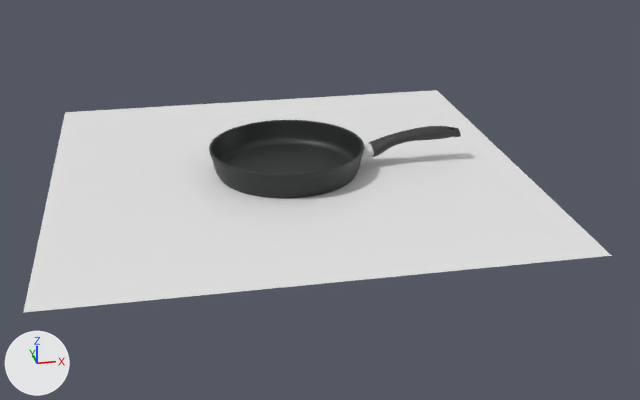
Renders of the Blender file blender/litaya_low_orig_28_4528.blend from each side of a commit.
Rendered twice from a 50 mm lens placed at (-2.3, -14.92, 6.2), pointed at (0.52, -0.45, -0.43). The axes (+X, +Y, +Z) are drawn at lower left. The lights are the same throughout.

Before the edit, the objects in view are built like this:
```python
me_mesh = bpy.data.meshes.new('Mesh')
me_mesh.from_pydata(...)  # 13490 vertices, 13488 faces; spans x -1.4..1.4, y -1.4..1.4, z 0.0..0.5
# faces by material slot: [10864, 1280, 1344]
me_mesh.materials.append(mat_main_inside_dark_grey)  # black #262a2a
me_mesh.materials.append(mat_bot_circles)  # light grey #d7d7d7
me_mesh.materials.append(mat_main_bot_center)  # grey #b0a89b
me_plane = bpy.data.meshes.new('Plane')
me_plane.from_pydata([(-4.22, -4.22, 0.0), (4.22, -4.22, 0.0), (-4.22, 4.22, 0.0), (4.22, 4.22, 0.0)], [], [(0, 1, 3, 2)])
me_plane.materials.append(mat_plane_shadow)  # white #e7e7e7
me_untitled_003 = bpy.data.meshes.new('Untitled.003')
me_untitled_003.from_pydata(...)  # 3352 vertices, 3330 faces; spans x -75.0..93.0, y -23.0..23.0, z -37.0..13.0
me_untitled_003.materials.append(mat_handle_black_plastik)  # black #363636
ob_circle_gril_26 = bpy.data.objects.new('circle_gril_26', me_mesh)
ob_circle_gril_26.location = (0.0, 0.0, 0.0)
ob_handle_02r = bpy.data.objects.new('handle_02r', me_untitled_003)
ob_handle_02r.location = (2.33, 0.0, 0.54)
ob_handle_02r.scale = (0.01, 0.01, 0.01)
ob_plane = bpy.data.objects.new('Plane', me_plane)
ob_plane.location = (0.0, 0.0, 0.0)
```
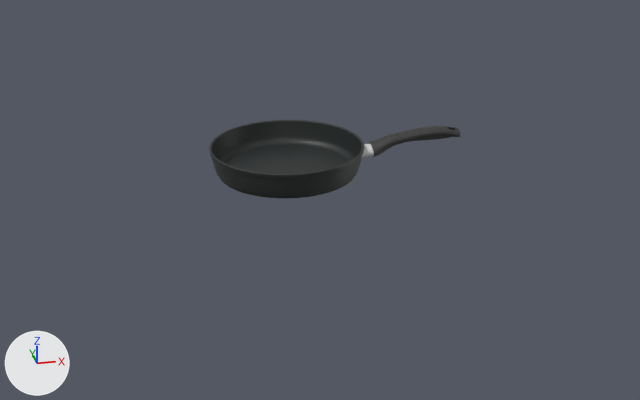
The change in detail:
Object 'Plane' (ob_plane) is now hidden.

Pixel boxes (x1, y1, x2, y2) of what changed, in the pictures (640 x 400 px):
'Plane', hidden
    before: (23, 90, 612, 313)
